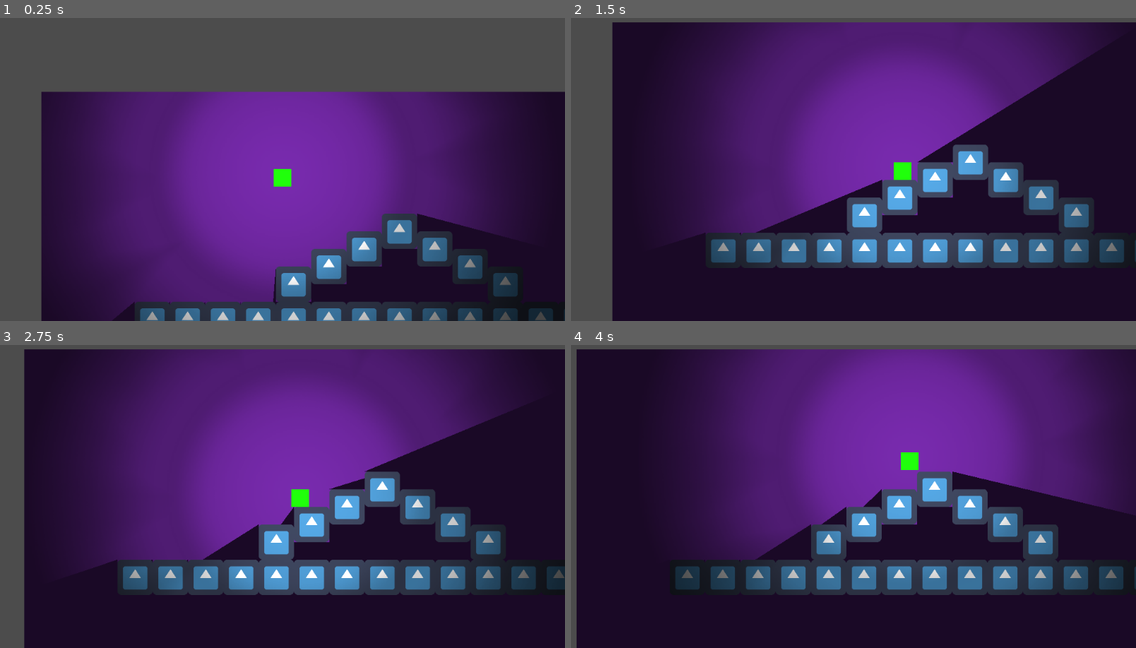
Above: before the commit, frames 1-4 (two rows, left to right).
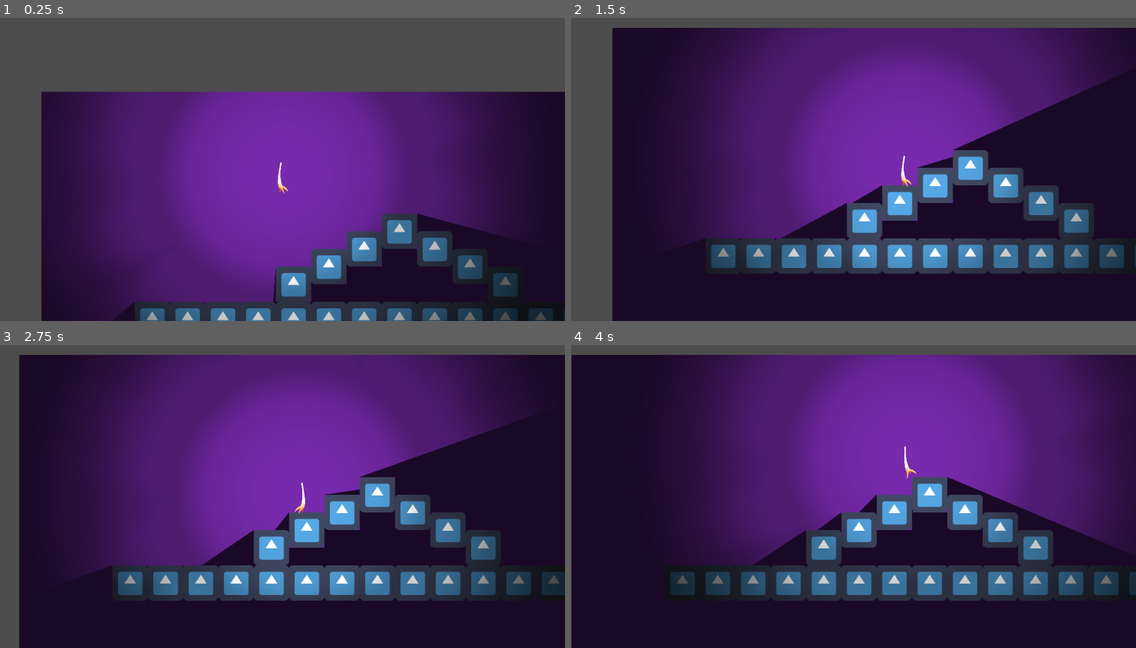
Above: after the commit, the same moments.

Repository: santyarellano/Shattered
Game: Godot game, scene res://Niveles/Level_with_lights.tscn
Same seed, same stepped clock (60 frames per second), same inputs: the game is played once before the commit and once after it. The project has no main scene, so this scene is started directly. The engine's default icon, where the game draws it, is replaced by a stand-in: a white triangle on a blue panel in a dark square.
Inputs:
- Up to frame 1 (0.25 s): no input
- Up to frame 2 (1.5 s): hold Right (ui_right) from 0.53 s (still down); tap Space (ui_select) at 0.77 s
- Up to frame 3 (2.75 s): tap Space (ui_select) at 1.52 s; release Right (ui_right) at 2.03 s; hold Left (ui_left) from 2.03 s (still down)
- Up to frame 4 (4 s): release Left (ui_left) at 2.78 s; hold Right (ui_right) from 2.78 s (still down); tap Space (ui_select) at 3.02, 3.77 s

The runs differ from the first frame. In frame 1, 0.2% of the frame differs, in the area x 48-52%, y 47-59%; in frame 2, 13%; in frame 3, 14%; in frame 4, 16%, in the area x 0-100%, y 1-100%.
Error before the commit: Attempt to call function 'play' in base 'null instance' on a null instance. (res://Obj/Player/Player.gd:32)

Commit message:
update

Diff:
--- a/Obj/Player/Player.gd
+++ b/Obj/Player/Player.gd
@@ -29,10 +29,10 @@
 			elif velocity.x > 0:
 				$AnimatedSprite.flip_h = false
 		elif velocity.x == 0:
-			$AnimatedSprite.play("hand_idle")
+			#$AnimatedSprite.play("hand_idle")
 			$AnimatedSprite.stop()
 	else:
-		$AnimatedSprite.play("hand_jump")
+		#$AnimatedSprite.play("hand_jump")
 		if velocity.x < 0:
 			$AnimatedSprite.flip_h = true
 		elif velocity.x > 0:
--- a/Obj/Player/Player.tscn
+++ b/Obj/Player/Player.tscn
@@ -1,21 +1,29 @@
-[gd_scene load_steps=5 format=2]
+[gd_scene load_steps=9 format=2]
 
-[ext_resource path="res://Img/rect.png" type="Texture" id=1]
+[ext_resource path="res://Img/PlayerAnimations/Brazo_camina/Brazo_camina_00.png" type="Texture" id=1]
 [ext_resource path="res://Obj/Player/Player.gd" type="Script" id=2]
 [ext_resource path="res://Img/light.png" type="Texture" id=3]
+[ext_resource path="res://Img/PlayerAnimations/Brazo_camina/Brazo_camina_01.png" type="Texture" id=4]
+[ext_resource path="res://Img/PlayerAnimations/Brazo_camina/Brazo_camina_02.png" type="Texture" id=5]
+[ext_resource path="res://Img/PlayerAnimations/Brazo_camina/Brazo_camina_03.png" type="Texture" id=6]
 
 [sub_resource type="RectangleShape2D" id=1]
-extents = Vector2( 15.6989, 15.616 )
+extents = Vector2( 6.78249, 15.616 )
+
+[sub_resource type="SpriteFrames" id=2]
+animations = [ {
+"frames": [ ExtResource( 1 ), ExtResource( 4 ), ExtResource( 5 ), ExtResource( 6 ) ],
+"loop": true,
+"name": "hand_wlk",
+"speed": 5.0
+} ]
 
 [node name="Player" type="KinematicBody2D"]
 script = ExtResource( 2 )
 
 [node name="CollisionShape2D" type="CollisionShape2D" parent="."]
+position = Vector2( 0, 10 )
 shape = SubResource( 1 )
-
-[node name="Sprite" type="Sprite" parent="CollisionShape2D"]
-modulate = Color( 0.101961, 0.878431, 0.0352941, 1 )
-texture = ExtResource( 1 )
 
 [node name="Light2D" type="Light2D" parent="."]
 texture = ExtResource( 3 )
@@ -29,3 +37,8 @@
 drag_margin_h_enabled = true
 drag_margin_v_enabled = true
 editor_draw_limits = true
+
+[node name="AnimatedSprite" type="AnimatedSprite" parent="."]
+scale = Vector2( 0.25, 0.25 )
+frames = SubResource( 2 )
+animation = "hand_wlk"
